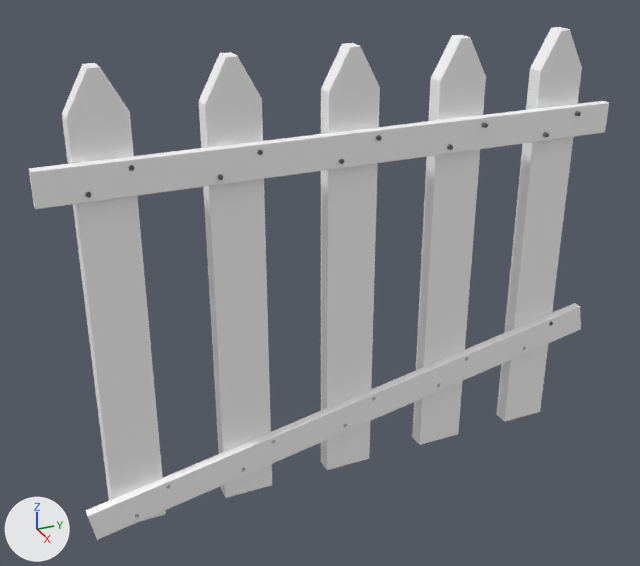
A saved change to the FBX model Content/Assets/Nature/Props/Fence/Fence_Prestine.fbx.
Camera for both pictures: a 50 mm lens placed at (0.938, -0.468, 0.76), pointed at (-0.014, -0.04, 0.284). Lighting does not change. The marker at lower left points along +X, +Y and +Z. Where no turn or scale is listed for an object, it has been applied to the vertices.
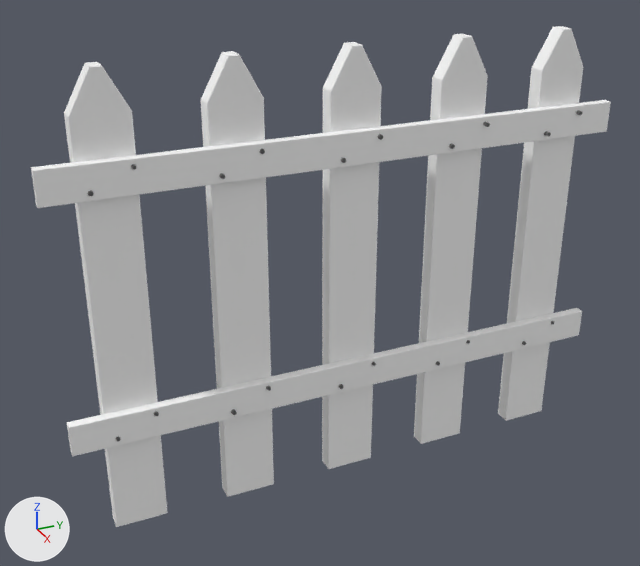
Pixel boxes (x1, y1, x2, y2) of what changed, in the pictures (640 x 566 px; the box of a moved part takes in the faces that stretch with it):
'polySurface44', reshaped
    before: (29, 27, 609, 540)
    after: (31, 26, 611, 527)
part 1 of me_mesh, moved or reshaped
    before: (85, 192, 91, 197)
    after: (231, 409, 237, 415)
part 2 of me_mesh, moved or reshaped
    before: (412, 35, 486, 445)
    after: (414, 34, 488, 444)
part 3 of me_mesh, moved or reshaped
    before: (199, 52, 272, 498)
    after: (201, 51, 274, 497)
part 4 of me_mesh, moved or reshaped
    before: (62, 63, 166, 522)
    after: (64, 62, 168, 527)
part 5 of me_mesh, moved or reshaped
    before: (321, 43, 380, 470)
    after: (322, 42, 382, 469)
part 6 of me_mesh, moved or reshaped
    before: (496, 27, 582, 422)
    after: (498, 26, 583, 421)
part 7 of me_mesh, rebuilt (37% shorter)
    before: (86, 303, 581, 540)
    after: (67, 308, 582, 456)
part 8 of me_mesh, moved or reshaped
    before: (29, 101, 609, 209)
    after: (31, 100, 611, 208)

The change, as a list of edits to the scene's bpy script:
```text
Change me_mesh:
    used by ob_polysurface44; location = (0.0, 0.0, 0.0)
    remove me_mesh.from_pydata(...)  # 770 vertices, 786 faces; spans x -0.02..0.02, y -0.379..0.379, z -0.001..0.583
    add me_mesh.from_pydata(...)  # 932 vertices, 1002 faces; spans x -0.02..0.02, y -0.377..0.377, z 0.0..0.584
    me_mesh part 1: the loose piece of 18 vertices spanning x -0.011..0.017, y -0.326..-0.321, z 0.45..0.455 is moved by (0.001, 0.15, -0.312)
    me_mesh part 2: the loose piece of 40 vertices spanning x -0.02..0.002, y 0.114..0.181, z -0.001..0.583 is moved by (0.0, 0.002, 0.001)
    me_mesh part 3: the loose piece of 40 vertices spanning x -0.02..0.002, y -0.186..-0.119, z -0.001..0.583 is moved by (0.0, 0.002, 0.001)
    me_mesh part 4: the loose piece of 40 vertices spanning x -0.02..0.002, y -0.336..-0.269, z -0.001..0.583 is moved by (0.0, 0.002, 0.001)
    me_mesh part 5: the loose piece of 40 vertices spanning x -0.02..0.002, y -0.036..0.031, z -0.001..0.583 is moved by (0.0, 0.002, 0.001)
    me_mesh part 6: the loose piece of 40 vertices spanning x -0.02..0.002, y 0.264..0.331, z -0.001..0.583 is moved by (0.0, 0.002, 0.001)
    me_mesh part 7: the loose piece of 186 vertices spanning x 0.001..0.014, y -0.369..0.379, z -0.001..0.181 is rebuilt with 186 vertices and now spans x 0.001..0.014, y -0.377..0.377, z 0.13..0.172
    me_mesh part 8: 4 vertices moved within x -0.006..0.018, y -0.174, z 0.451..0.454; 256 vertices removed from x -0.012..0.02, y -0.379..0.374, z 0.444..0.485; 256 vertices added at x -0.012..0.02, y -0.377..0.377, z 0.445..0.486
```
